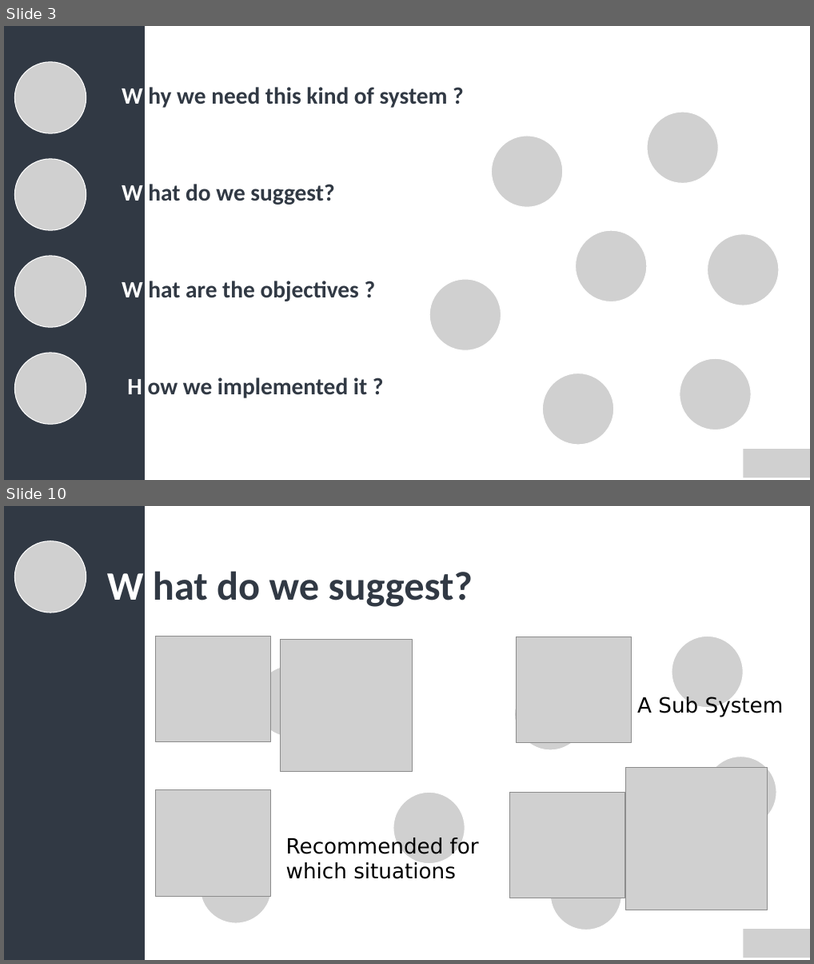
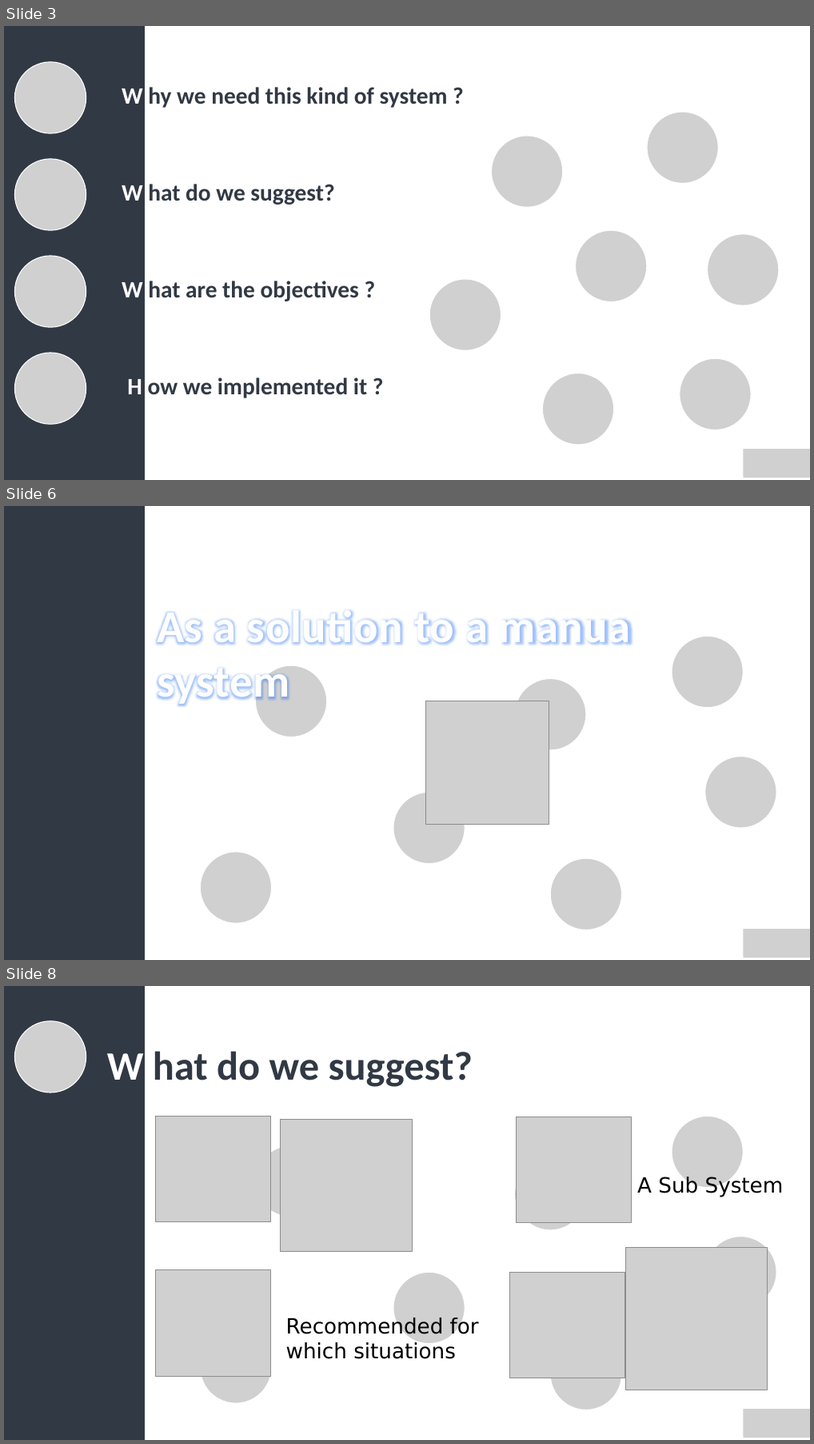
Before and after one commit to AKasuniNihara/URVacc_Matlab-, a slide deck: Presentation/Presentation.pptx. Shown one above the other, each under a label of ours: slides 3 and 10 before the commit, slides 3, 6 and 8 after it; the slides between them are not shown. The pictures are 814x964 and 814x1444 pixels, drawn with LibreOffice and Linux fonts; fonts in the diff are those of the drawing; grey boxes stand for pictures. Boxes give left, top, right and bottom in pixels: in the first picture for what was removed or moved away, otherwise in the second. Text is boxed around its words. In the diff, an @@ line names an element or a change of style, - is before the commit and + after.

```diff
--- a/Presentation/Presentation.pptx
+++ b/Presentation/Presentation.pptx
@@ slide 6 added at bbox=[4, 506, 810, 960], background #FFFFFF @@
@@ rectangle added at bbox=[4, 506, 145, 960], fill #313944, outline #313944 1 pt @@
@@ text added at bbox=[157, 610, 642, 708], 54 pt, text #FEFEFE, bold @@
+As a solution to a manual system
@@ group added at bbox=[200, 636, 777, 929]: 7 pictures @@
@@ picture added at bbox=[426, 701, 549, 824] @@
@@ picture added at bbox=[744, 928, 810, 957] @@
@@ what was slide 10 is now slide 8 @@
```
Also in this commit, not shown: 3 slides changed, 7 other slides added, 5 slides removed, 11 other files.
